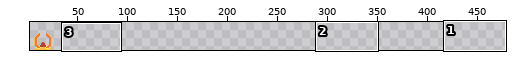
Two versions of one sprite sheet, Sprites/Interagiveis/Holder.png. The picture above shows the old version from afar; the outline marks the close-up.
Close-up. Before the edit:
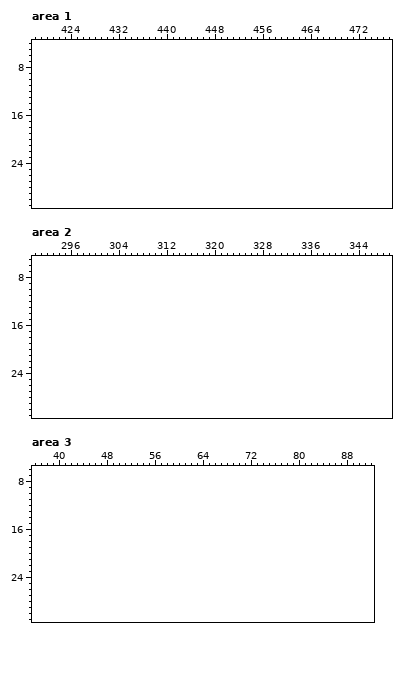
The file is 32x32 pixels. Shown: area 1: x 418..477, y 4..31; area 2: x 290..349, y 5..31; area 3: x 36..92, y 6..31. The old version is drawn lined up with the new one, on the new canvas. The wide view leaves out empty margins. The commit also changed other parts of the picture, which this record leaves out.
After:
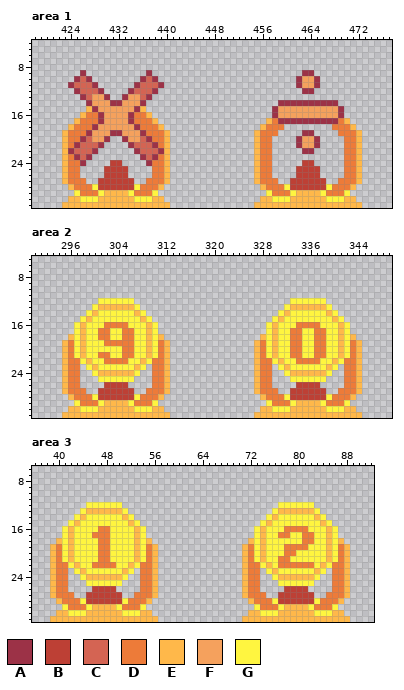
Palette (. is transparent): A #9c3247  B #bd4035  C #d46453  D #ed7b39  E #ffb84a  F #f5a15d  G #fff540
What changed:
canvas 32x32 -> 480x32
Changed rows in their new state; - is an unchanged pixel.
Area 1:
first column x 423:
 9 ---A----------A-------------------------AA--------
10 --ACA--------ACA-----------------------AFFA-------
11 -ACCCA------ACCCA----------------------AFFA-------
12 --ACCCA----ACCCA------------------------AA--------
13 ---ACFFA--AFFCA-----------------------------------
14 ----AFFFAAFFFA----------------------AAAAAAAAAA----
15 ----EAFFFFFFAE---------------------AFFFFFFFFFFA---
16 ---EDDAFFFFADDE--------------------AFFFFFFFFFFA---
17 --EDDDAFFFFADDDE------------------EDAAAAAAAAAADE--
18 -EDDDAFFFFFFADDDE----------------EDDD--------DDDE-
19 EDDDAFFFAAFFFADDDE--------------EDDD----AA----DDDE
20 EDDACFFA--AFFCADDE--------------EDD----AFFA----DDE
21 EDACCCA----ACCCADE--------------EDD----AFFA----DDE
22 EACCCA------ACCCAE--------------EDD-----AA-----DDE
23 EDACA--------ACADE--------------EDD------------DDE
24 EDDA----BB----ADDE--------------EDD-----BB-----DDE
25 EDD----BBBB----DDE--------------EDD----BBBB----DDE
26 EDD----BBBB----DDE--------------EDD----BBBB----DDE
27 EDDD--BBBBBB--DDDE--------------EDDD--BBBBBB--DDDE
28 -EDDDGBBBBBBGDDDE----------------EDDDGBBBBBBGDDDE-
29 --GDDDGEEEEGDDDG------------------GDDDGEEEEGDDDG--
30 -EEGGGEEEEEEGGGEE----------------EEGGGEEEEEEGGGEE-
31 EEEEEEEEEEEEEEEEEE--------------EEEEEEEEEEEEEEEEEE
Area 2:
first column x 295:
12 ------GGGGGG--------------------------GGGGGG------
13 -----GEEEEEEG------------------------GEEEEEEG-----
14 ----GEGGGGGGEG----------------------GEGGGGGGEG----
15 ---GEGGGGGGGGEG--------------------GEGGGGGGGGEG---
16 --GEGGGDDDDGGGEG------------------GEGGGDDDDGGGEG--
17 --GEGGDDGGDDGGEG------------------GEGGDDGGDDGGEG--
18 -EGEGGDDGGDDGGEGE----------------EGEGGDDGGDDGGEGE-
19 EDGEGGGDDDDDGGEGDE--------------EDGEGGDDGGDDGGEGDE
20 EDGEGGGGGGDDGGEGDE--------------EDGEGGDDGGDDGGEGDE
21 EDGEGGDDGGDDGGEGDE--------------EDGEGGDDGGDDGGEGDE
22 EDDGEGGDDDDGGEGDDE--------------EDDGEGGDDDDGGEGDDE
23 EDD-GEGGGGGGEG-DDE--------------EDD-GEGGGGGGEG-DDE
24 EDD--GEEEEEEG--DDE--------------EDD--GEEEEEEG--DDE
25 EDD---GGGGGG---DDE--------------EDD---GGGGGG---DDE
26 EDD----BBBB----DDE--------------EDD----BBBB----DDE
27 EDDD--BBBBBB--DDDE--------------EDDD--BBBBBB--DDDE
28 -EDDDGBBBBBBGDDDE----------------EDDDGBBBBBBGDDDE-
29 --GDDDGEEEEGDDDG------------------GDDDGEEEEGDDDG--
30 -EEGGGEEEEEEGGGEE----------------EEGGGEEEEEEGGGEE-
31 EEEEEEEEEEEEEEEEEE--------------EEEEEEEEEEEEEEEEEE
Area 3:
first column x 39:
12 ------GGGGGG--------------------------GGGGGG------
13 -----GEEEEEEG------------------------GEEEEEEG-----
14 ----GEGGGGGGEG----------------------GEGGGGGGEG----
15 ---GEGGGGGGGGEG--------------------GEGGGGGGGGEG---
16 --GEGGGGDDGGGGEG------------------GEGGGDDDDGGGEG--
17 --GEGGGDDDGGGGEG------------------GEGGDDGGDDGGEG--
18 -EGEGGGGDDGGGGEGE----------------EGEGGGGGGDDGGEGE-
19 EDGEGGGGDDGGGGEGDE--------------EDGEGGGDDDDGGGEGDE
20 EDGEGGGGDDGGGGEGDE--------------EDGEGGGDDGGGGGEGDE
21 EDGEGGGGDDGGGGEGDE--------------EDGEGGDDGGGGGGEGDE
22 EDDGEGGDDDDGGEGDDE--------------EDDGEGDDDDDDGEGDDE
23 EDD-GEGGGGGGEG-DDE--------------EDD-GEGGGGGGEG-DDE
24 EDD--GEEEEEEG--DDE--------------EDD--GEEEEEEG--DDE
25 EDD---GGGGGG---DDE--------------EDD---GGGGGG---DDE
26 EDD----BBBB----DDE--------------EDD----BBBB----DDE
27 EDDD--BBBBBB--DDDE--------------EDDD--BBBBBB--DDDE
28 -EDDDGBBBBBBGDDDE----------------EDDDGBBBBBBGDDDE-
29 --GDDDGEEEEGDDDG------------------GDDDGEEEEGDDDG--
30 -EEGGGEEEEEEGGGEE----------------EEGGGEEEEEEGGGEE-
31 EEEEEEEEEEEEEEEEEE--------------EEEEEEEEEEEEEEEEEE
Where, in picture pixels (left, top, right, bottom), the same in both close-ups:
added: (62, 70, 170, 208)
added: (254, 70, 362, 208)
added: (62, 298, 170, 418)
added: (254, 298, 362, 418)
added: (50, 502, 158, 622)
added: (242, 502, 350, 622)
